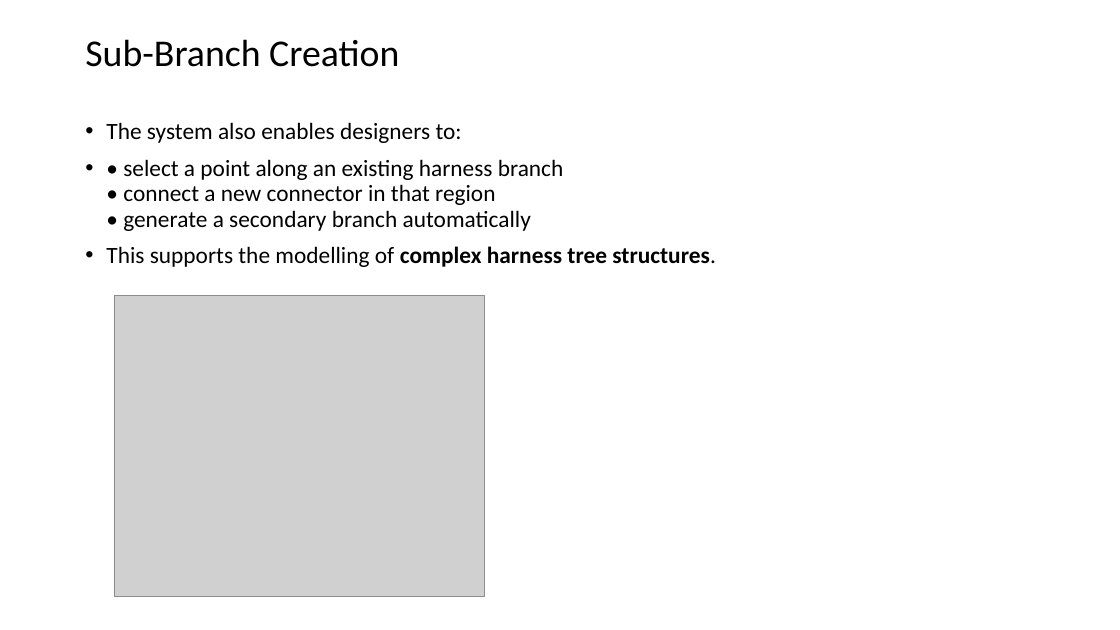
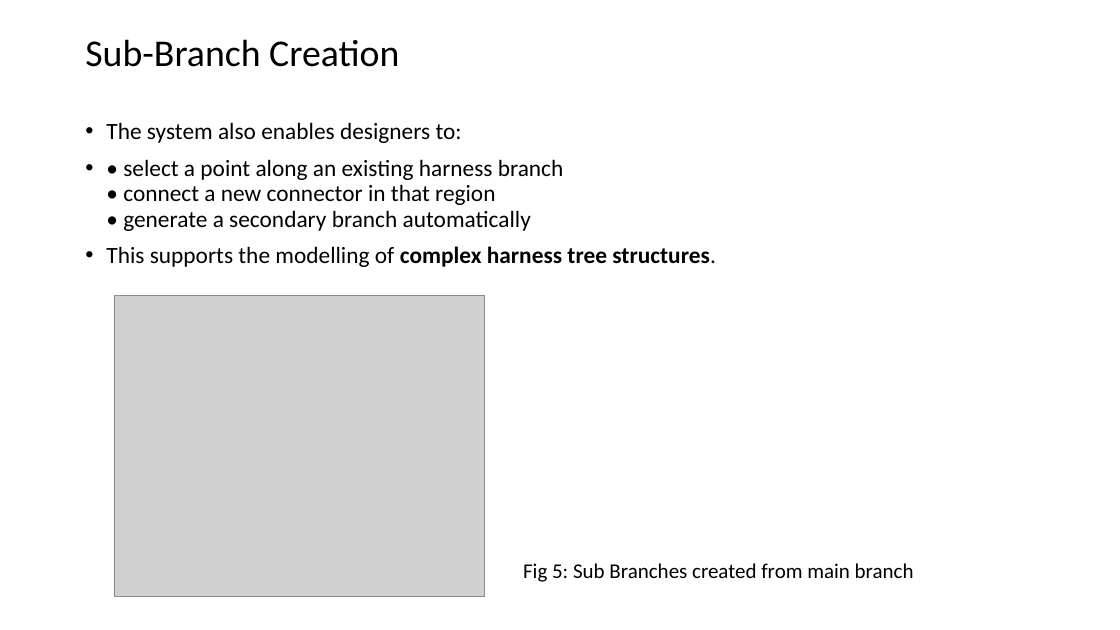
Before and after one commit to SAPTRAY5/Advanced_Harness_Routing_Planner, a slide deck: slide 11 of Advanced Harness Routing Planner.pptx (slide 10 before the commit). Drawn at 1120x630 pixels with LibreOffice and Linux fonts; fonts in the diff are those of the drawing; grey boxes stand for pictures. Boxes give left, top, right and bottom in pixels: in the first picture for what was removed or moved away, otherwise in the second. Text is boxed around its words. In the diff, an @@ line names an element or a change of style, - is before the commit and + after.

```diff
--- a/Advanced Harness Routing Planner.pptx
+++ b/Advanced Harness Routing Planner.pptx
@@ text added at <box>523,563,914,582</box>, 18 pt, text #000000 @@
+Fig 5: Sub Branches created from main branch
```
Also in this commit, not shown: 4 other slides changed, 1 slide added, 3 other files.
